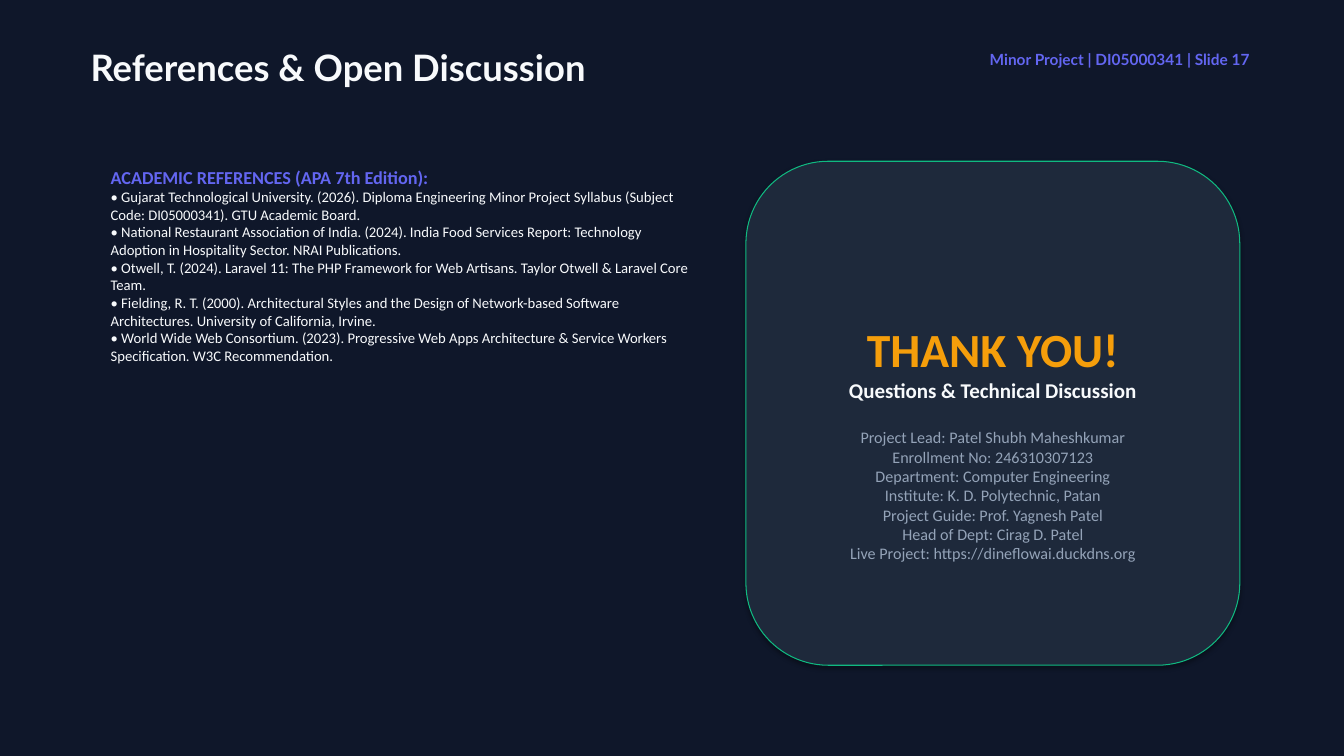
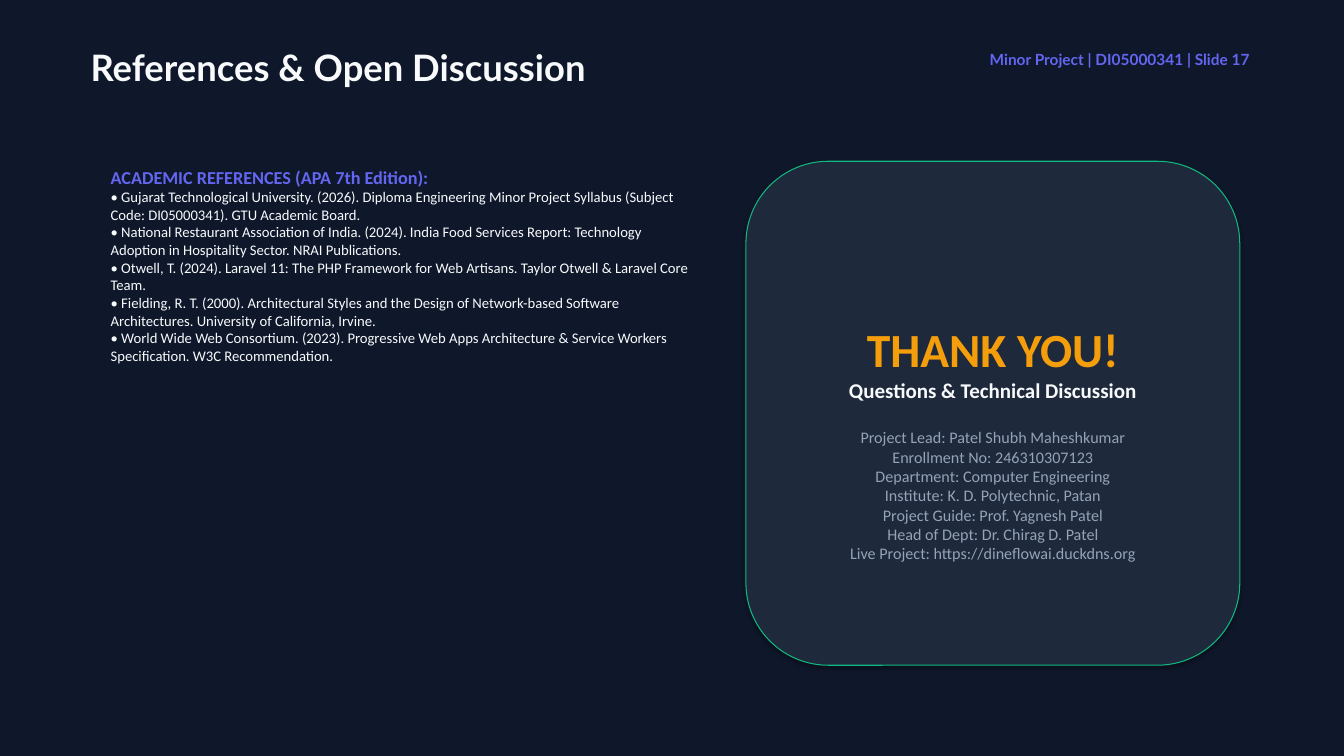
Before and after one commit to Shubh-Patel-07/DineFlow-AI, a slide deck: slide 17 of docs/DineFlow_AI_GTU_Minor_Project_Presentation.pptx. Drawn at 1344x756 pixels with LibreOffice and Linux fonts; fonts in the diff are those of the drawing. Boxes give left, top, right and bottom in pixels: in the first picture for what was removed or moved away, otherwise in the second. Text is boxed around its words. In the diff, an @@ line names an element or a change of style, - is before the commit and + after.

Commit message:
docs(gtu): finalize official faculty details with Dr. Chirag D. Patel, Prof. Yagnesh Patel, and Principal H. C. Parmar

```diff
--- a/docs/DineFlow_AI_GTU_Minor_Project_Presentation.pptx
+++ b/docs/DineFlow_AI_GTU_Minor_Project_Presentation.pptx
@@ text in rounded rectangle at (x1=887, y1=529, x2=1098, y2=543): text changed @@
-Head of Dept: Cirag D. Patel
+Head of Dept: Dr. Chirag D. Patel
```
Also in this commit, not shown: 1 other slide changed, 1 other file.
